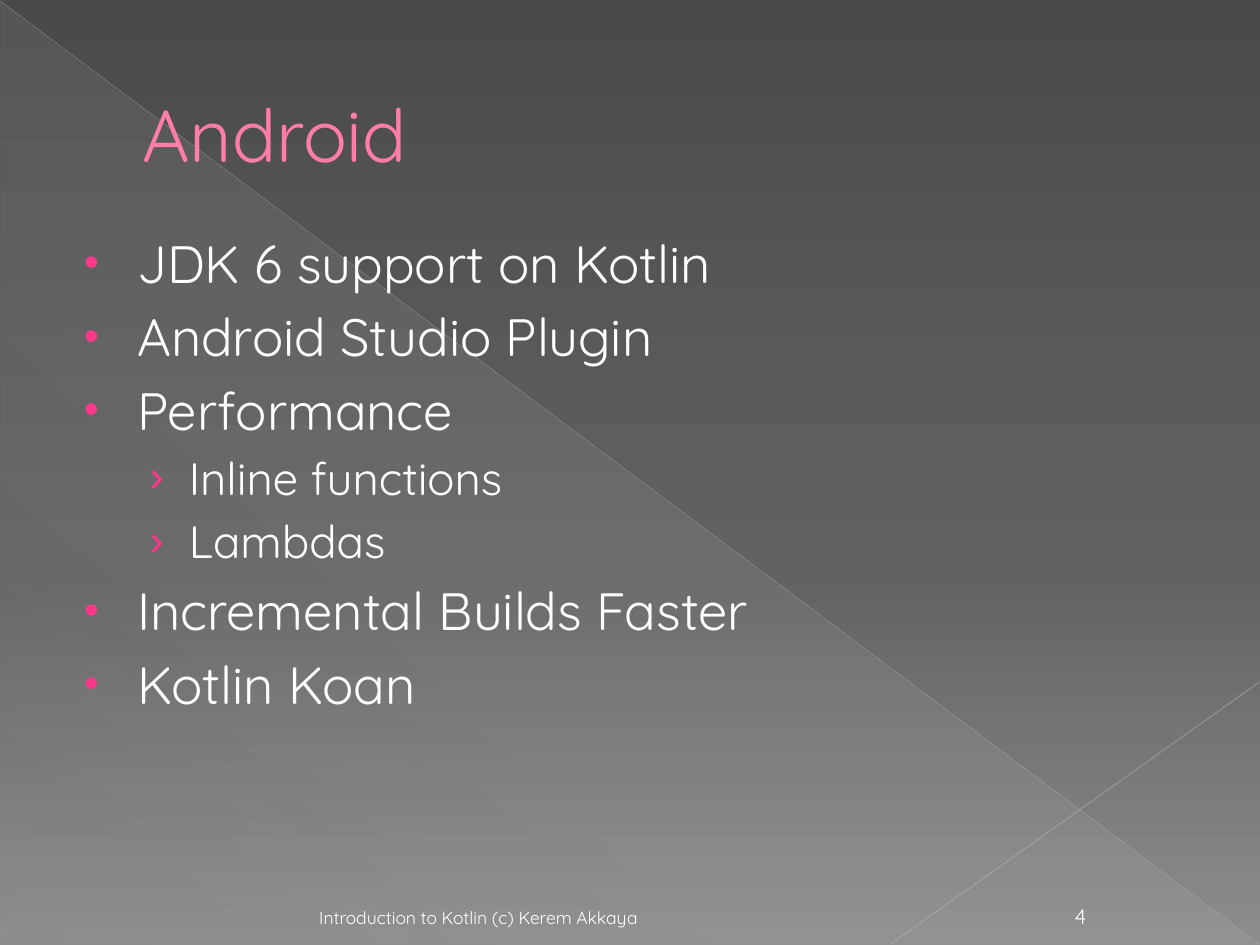
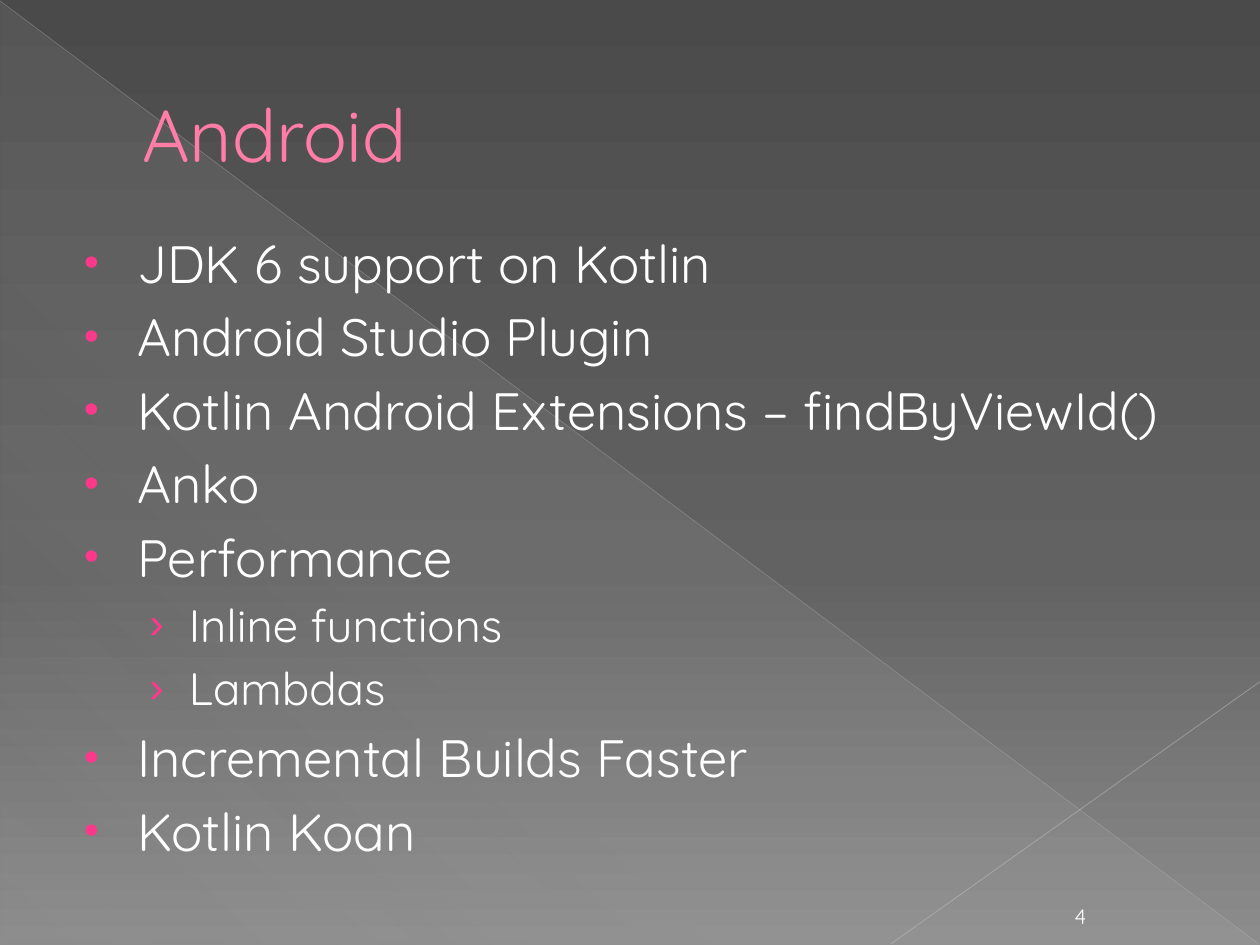
Before and after one commit to KeremAkkaya/kotlinpresentation, a slide deck: slide 4 of Kotlin Programlamaya Giriş.pptx. Drawn at 1260x945 pixels with LibreOffice and Linux fonts; fonts in the diff are those of the drawing. Boxes give left, top, right and bottom in pixels: in the first picture for what was removed or moved away, otherwise in the second. Text is boxed around its words. In the diff, an @@ line names an element or a change of style, - is before the commit and + after.

Commit message:
Introduction to kotlin

```diff
--- a/Kotlin Programlamaya Giriş.pptx
+++ b/Kotlin Programlamaya Giriş.pptx
@@ text at bbox=[137, 391, 1158, 504]: paragraphs added @@
+• Kotlin Android Extensions – findByViewId()
+• Anko
@@ text removed at bbox=[319, 911, 637, 928] @@
-Introduction to Kotlin (c) Kerem Akkaya
```
Also in this commit, not shown: 47 other slides changed, 8 slides added, 1 other file.
